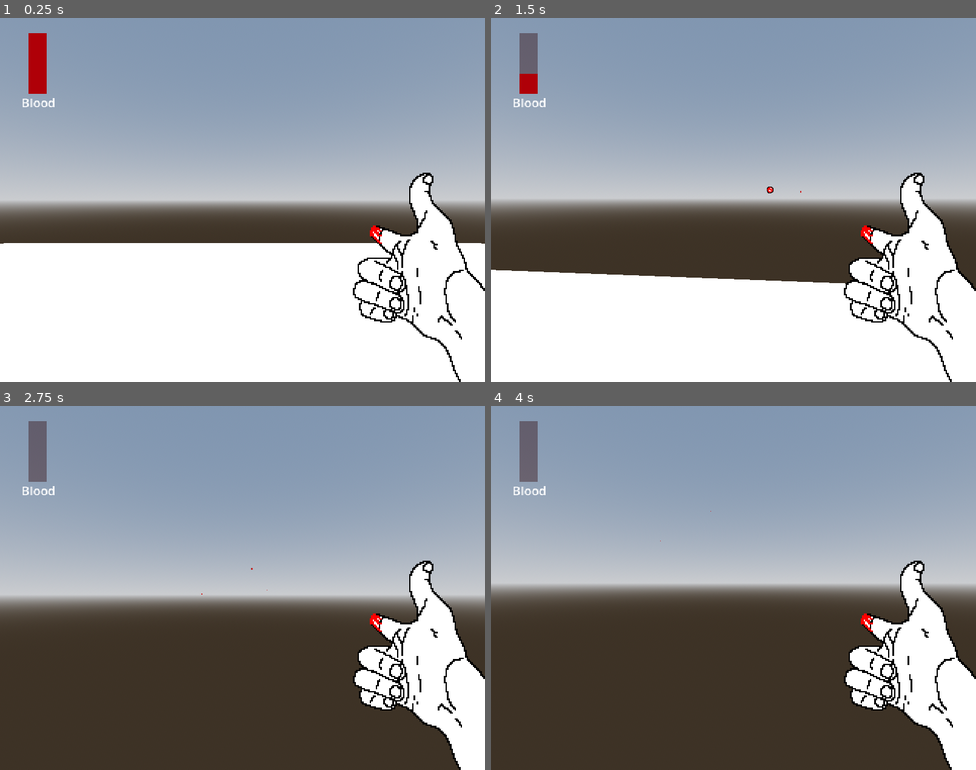
Above: before the commit, frames 1-4 (two rows, left to right).
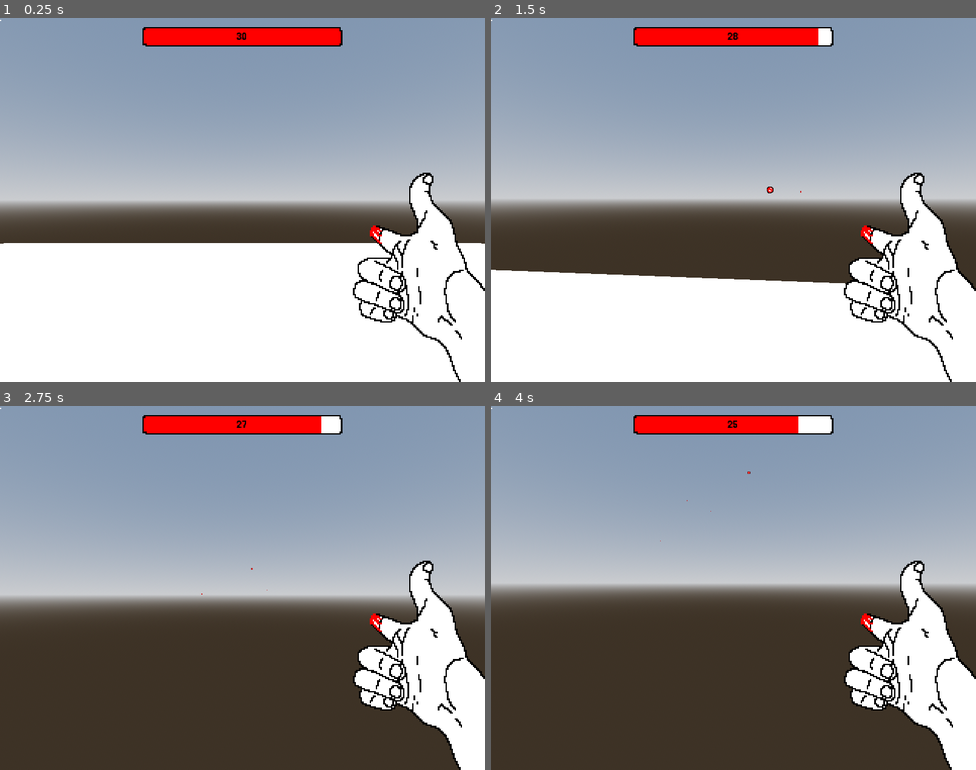
Above: after the commit, the same moments.

Repository: carolper2000/trijam-328
Game: Godot game, scene res://Scenes/MainScene.tscn
Same seed, same stepped clock (60 frames per second), same inputs: the game is played once before the commit and once after it.
Inputs (mouse positions are in pixels of both pictures, inside the frame that each line leads up to):
- Up to frame 1 (0.25 s): no input
- Up to frame 2 (1.5 s): tap Enter (ui_accept) at 0.5, 0.77 s; move the mouse to (757, 200) at 0.52 s; hold W (forward) from 0.53 s (still down); click (757, 200) at 0.6 s; move the mouse to (709, 200) at 1.27 s; click (709, 200) at 1.35 s
- Up to frame 3 (2.75 s): keep holding W (forward); tap Enter (ui_accept) at 1.52 s; move the mouse to (252, 580) at 2.02 s; click (252, 580) at 2.1 s
- Up to frame 4 (4 s): keep holding W (forward); tap Enter (ui_accept) at 2.75, 3.02, 3.77 s; move the mouse to (728, 595) at 2.77 s; click (728, 595) at 2.85 s; move the mouse to (767, 591) at 3.52 s; click (767, 591) at 3.6 s

The runs differ from the first frame. In frame 1, 2.9% of the frame differs, in the area x 0-71%, y 0-25%; in frame 2, 2.9%; in frame 3, 2.9%; in frame 4, 2.9%, in the area x 0-71%, y 0-27%.

Commit message:
feat: complete blood bar

Diff:
--- a/Scenes/MainScene.tscn
+++ b/Scenes/MainScene.tscn
@@ -1,6 +1,7 @@
-[gd_scene load_steps=5 format=3 uid="uid://cifso8sdesemi"]
+[gd_scene load_steps=6 format=3 uid="uid://cifso8sdesemi"]
 
 [ext_resource type="PackedScene" uid="uid://cvyrnq2fycdqt" path="res://Scenes/Player.tscn" id="1_hpc76"]
+[ext_resource type="AudioStream" uid="uid://ftqoiqx7wi48" path="res://Audio/main-theme.mp3" id="2_tr2i4"]
 
 [sub_resource type="ProceduralSkyMaterial" id="ProceduralSkyMaterial_hpc76"]
 sky_horizon_color = Color(0.662243, 0.671743, 0.686743, 1)
@@ -31,3 +32,45 @@
 [node name="DirectionalLight3D" type="DirectionalLight3D" parent="Environment"]
 transform = Transform3D(-0.866023, -0.433016, 0.250001, 0, 0.499998, 0.866027, -0.500003, 0.749999, -0.43301, 0, 0, 0)
 shadow_enabled = true
+
+[node name="BackgroundMusic" type="AudioStreamPlayer2D" parent="Environment"]
+stream = ExtResource("2_tr2i4")
+autoplay = true
+
+[node name="GameOverScreen" type="Control" parent="."]
+visible = false
+layout_mode = 3
+anchors_preset = 0
+offset_left = 320.0
+offset_top = 240.0
+offset_right = 320.0
+offset_bottom = 240.0
+size_flags_horizontal = 4
+size_flags_vertical = 4
+
+[node name="Text" type="RichTextLabel" parent="GameOverScreen"]
+layout_mode = 1
+anchors_preset = 5
+anchor_left = 0.5
+anchor_right = 0.5
+offset_left = -210.0
+offset_top = -230.0
+offset_right = -110.0
+offset_bottom = -200.0
+grow_horizontal = 2
+text = "GAME OVER"
+scroll_active = false
+horizontal_alignment = 1
+vertical_alignment = 1
+
+[node name="RetryButton" type="Button" parent="GameOverScreen"]
+layout_mode = 1
+anchors_preset = 5
+anchor_left = 0.5
+anchor_right = 0.5
+offset_left = -185.0
+offset_top = -150.0
+offset_right = -135.0
+offset_bottom = -119.0
+grow_horizontal = 2
+text = "Retry"
--- a/Scenes/Player.tscn
+++ b/Scenes/Player.tscn
@@ -1,12 +1,27 @@
-[gd_scene load_steps=4 format=3 uid="uid://cvyrnq2fycdqt"]
+[gd_scene load_steps=10 format=3 uid="uid://cvyrnq2fycdqt"]
 
 [ext_resource type="Script" uid="uid://c5lb3ol44ll84" path="res://Scripts/player.gd" id="1_rpqav"]
+[ext_resource type="AudioStream" uid="uid://m6ol1j1bdwbk" path="res://Audio/Shoot-FX.mp3" id="2_gntrk"]
 [ext_resource type="Texture2D" uid="uid://bvwej6cqpdiq" path="res://Assets/finger_gun.png" id="2_kyqiw"]
+[ext_resource type="Texture2D" uid="uid://bdi5a3fwmgvjn" path="res://Assets/blood_bar.png" id="4_dewec"]
+[ext_resource type="FontFile" uid="uid://dip5eyt0igeqh" path="res://Fonts/Jersey15-Regular.ttf" id="5_5ixxa"]
 
 [sub_resource type="CapsuleShape3D" id="CapsuleShape3D_qbkls"]
 
+[sub_resource type="StyleBoxFlat" id="StyleBoxFlat_5ixxa"]
+bg_color = Color(1, 1, 1, 1)
+
+[sub_resource type="StyleBoxFlat" id="StyleBoxFlat_dewec"]
+bg_color = Color(1, 0, 0, 1)
+
+[sub_resource type="FontVariation" id="FontVariation_nn08x"]
+base_font = ExtResource("5_5ixxa")
+
 [node name="Player" type="CharacterBody3D"]
 script = ExtResource("1_rpqav")
+
+[node name="BloodBulletShot" type="AudioStreamPlayer2D" parent="."]
+stream = ExtResource("2_gntrk")
 
 [node name="CollisionShape3D" type="CollisionShape3D" parent="."]
 transform = Transform3D(1, 0, 0, 0, 1, 0, 0, 0, 1, 0, 0.985, 0)
@@ -20,57 +35,52 @@
 [node name="BulletSpawn" type="Node3D" parent="Head"]
 transform = Transform3D(1, 0, 0, 0, 1, 0, 0, 0, 1, 0.545145, -0.136711, -0.790885)
 
-[node name="CanvasGroup" type="Control" parent="."]
+[node name="PlayerGUI" type="Control" parent="."]
 layout_mode = 3
 anchors_preset = 0
 
-[node name="Sprite2D" type="Sprite2D" parent="CanvasGroup"]
+[node name="Sprite2D" type="Sprite2D" parent="PlayerGUI"]
 texture = ExtResource("2_kyqiw")
 centered = false
 
-[node name="BloodMeter" type="Control" parent="CanvasGroup"]
+[node name="BloodMeter" type="Control" parent="PlayerGUI"]
 anchors_preset = 0
-offset_top = 10.0
-offset_right = 50.0
-offset_bottom = 70.0
+offset_right = 320.0
+offset_bottom = 240.0
 
-[node name="Background" type="ColorRect" parent="CanvasGroup/BloodMeter"]
+[node name="ProgressBar" type="ProgressBar" parent="PlayerGUI/BloodMeter"]
+layout_mode = 0
+offset_left = 225.0
+offset_top = 6.0
+offset_right = 237.0
+offset_bottom = 136.0
+rotation = 1.5708
+theme_override_styles/background = SubResource("StyleBoxFlat_5ixxa")
+theme_override_styles/fill = SubResource("StyleBoxFlat_dewec")
+max_value = 1.0
+fill_mode = 3
+show_percentage = false
+
+[node name="Overlay" type="TextureRect" parent="PlayerGUI/BloodMeter"]
+layout_mode = 0
+offset_right = 320.0
+offset_bottom = 240.0
+texture = ExtResource("4_dewec")
+
+[node name="BloodAmount" type="RichTextLabel" parent="PlayerGUI/BloodMeter"]
 layout_mode = 1
 anchors_preset = 5
 anchor_left = 0.5
 anchor_right = 0.5
-offset_left = -6.0
-offset_right = 6.0
-offset_bottom = 40.0
+offset_left = -66.0
+offset_top = 6.0
+offset_right = 66.0
+offset_bottom = 19.0
 grow_horizontal = 2
-color = Color(0.172549, 0, 0, 0.392157)
-
-[node name="Foreground" type="ColorRect" parent="CanvasGroup/BloodMeter/Background"]
-layout_mode = 1
-anchors_preset = 3
-anchor_left = 1.0
-anchor_top = 1.0
-anchor_right = 1.0
-anchor_bottom = 1.0
-offset_right = 12.0
-offset_bottom = 30.0
-grow_horizontal = 0
-grow_vertical = 0
-rotation = 3.14159
-color = Color(0.686275, 0, 0.0313726, 1)
-
-[node name="RichTextLabel" type="RichTextLabel" parent="CanvasGroup/BloodMeter"]
-layout_mode = 1
-anchors_preset = 5
-anchor_left = 0.5
-anchor_right = 0.5
-offset_left = -14.5
-offset_top = 40.0
-offset_right = 14.5
-offset_bottom = 52.0
-grow_horizontal = 2
+theme_override_colors/default_color = Color(0, 0, 0, 1)
+theme_override_fonts/normal_font = SubResource("FontVariation_nn08x")
 theme_override_font_sizes/normal_font_size = 8
-text = "Blood"
+text = "50"
 scroll_active = false
 autowrap_mode = 0
 horizontal_alignment = 1
--- /dev/null
+++ b/Scripts/bullet_spawn.gd
@@ -0,0 +1,11 @@
+extends Node3D
+
+
+# Called when the node enters the scene tree for the first time.
+func _ready() -> void:
+	pass # Replace with function body.
+
+
+# Called every frame. 'delta' is the elapsed time since the previous frame.
+func _process(delta: float) -> void:
+	pass
--- a/Scripts/player.gd
+++ b/Scripts/player.gd
@@ -7,14 +7,16 @@
 
 const MOUSE_SENS = 0.4
 
-const MAX_BLOOD = 3
+const MAX_BLOOD = 30
 var blood = MAX_BLOOD
 
 var bullet = load("res://Scenes/BloodBullet.tscn")
 @onready var Pos = $Head/BulletSpawn
 
-@onready var BloodMeterBackground = $CanvasGroup/BloodMeter/Background
-@onready var BloodMeterForeground = $CanvasGroup/BloodMeter/Background/Foreground
+@onready var BloodMeterBar = $PlayerGUI/BloodMeter/ProgressBar
+@onready var BloodMeterAmount = $PlayerGUI/BloodMeter/BloodAmount
+
+@onready var BloodBulletShot = $BloodBulletShot
 
 func _ready():
 	Input.set_mouse_mode(Input.MOUSE_MODE_CAPTURED)
@@ -56,6 +58,7 @@
 		instance.position = Pos.global_position
 		instance.transform.basis = Pos.global_transform.basis
 		get_parent().add_child(instance)
+		BloodBulletShot.play()
 		blood -= 1
 		if blood == 0:
 			gameOver()
@@ -63,15 +66,8 @@
 
 func updateBloodMeterGUI():
 	var bloodPercent = float(blood) / float(MAX_BLOOD)
-	var parentYSize = BloodMeterBackground.size.y
-	var newChildYSize = parentYSize * bloodPercent
-
-	print_debug("blood: " + str(blood))
-	print_debug("bloodPercent: " + str(bloodPercent))
-	print_debug("parentYSize: " + str(parentYSize))
-	print_debug("newChildYSize: " + str(newChildYSize))
-
-	BloodMeterForeground.set_size(Vector2(BloodMeterForeground.size.x, newChildYSize))
+	BloodMeterBar.value = bloodPercent
+	BloodMeterAmount.text = str(blood)
 
 func gameOver():
 	print_debug("gameover")
Binary file added: Assets/blood_bar.png
Not shown, added: Assets/blood_bar.png.import
Not shown, added: Audio/Shoot-FX.mp3.import
Not shown, added: Audio/main-theme.mp3.import
Binary file added: Fonts/Jersey15-Regular.ttf
Not shown, added: Fonts/Jersey15-Regular.ttf.import
Not shown, added: Scripts/bullet_spawn.gd.uid
Not shown, added: Audio/Shoot-FX.mp3
Not shown, added: Audio/main-theme.mp3
